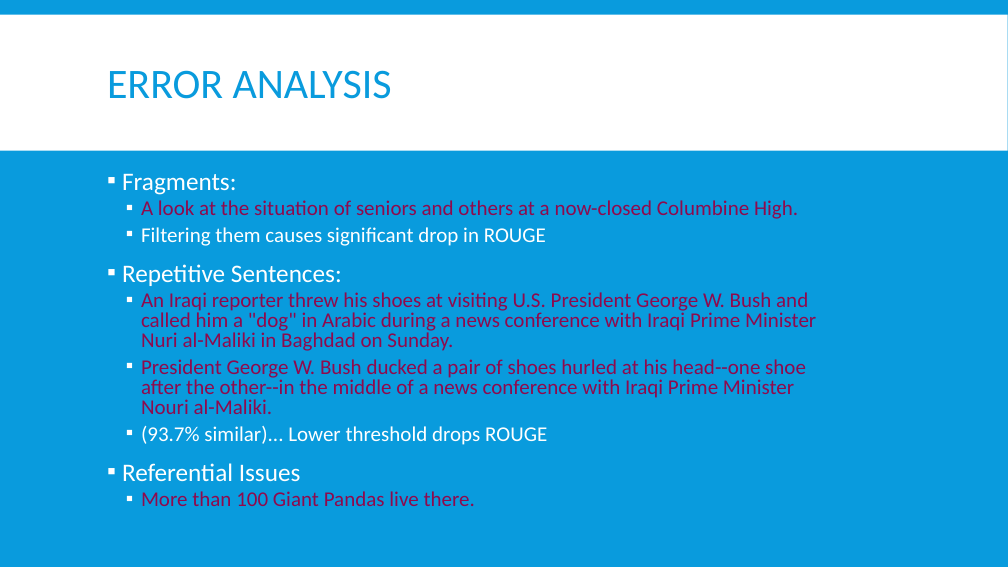
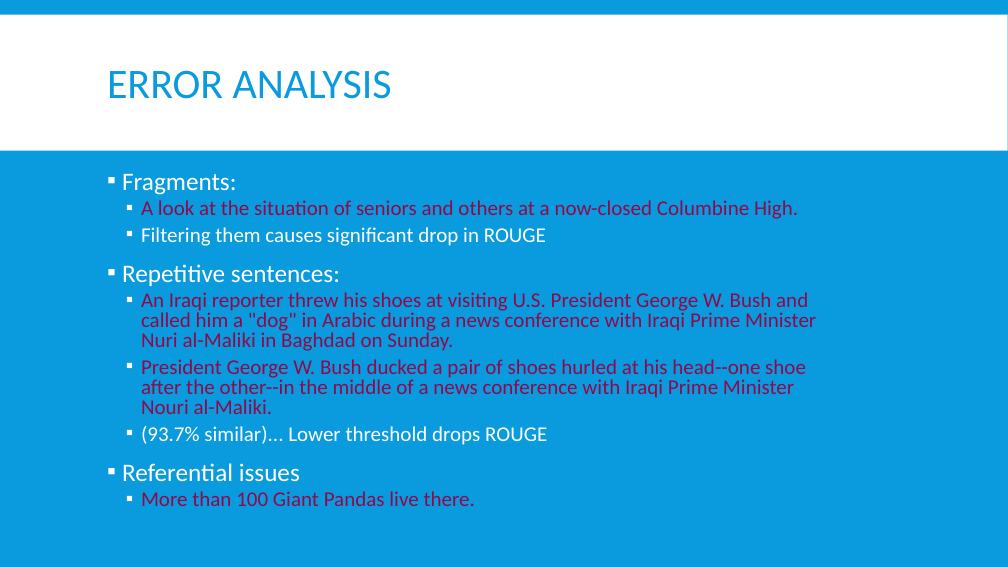
Before and after one commit to Mindful/ling-573, a slide deck: slide 19 of doc/D4_presentation.pptx (slide 12 before the commit). Drawn at 1008x567 pixels with LibreOffice and Linux fonts; fonts in the diff are those of the drawing. Boxes give left, top, right and bottom in pixels: in the first picture for what was removed or moved away, otherwise in the second. Text is boxed around its words. In the diff, an @@ line names an element or a change of style, - is before the commit and + after.

```diff
--- a/doc/D4_presentation.pptx
+++ b/doc/D4_presentation.pptx
@@ text at <box>122,264,340,286</box>: text changed @@
-▪ Repetitive Sentences:
+▪ Repetitive sentences:
@@ text at <box>122,463,300,481</box>: text changed @@
-▪ Referential Issues
+▪ Referential issues
```
Also in this commit, not shown: 12 other slides changed, 9 slides added.
